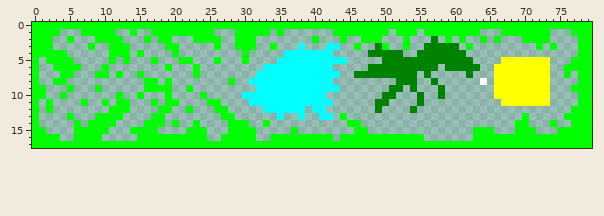
A sprite sheet gets an edit: map_creator/maps/level5.png. That is the earlier state.
The file is 80x18 pixels.
New version:
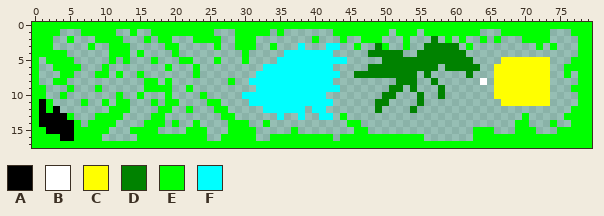
Palette (. is transparent): A #000000  B #ffffff  C #ffff00  D #008200  E #00ff00  F #00ffff
Difference:
y 11: x 1 . -> A
y 12: x 1 . -> A; x 3 . -> A
y 13: x 1..4 .... -> AAAA
y 14: x 1..5 ..... -> AAAAA
y 15: x 2..5 .... -> AAAA
y 16: x 4..5 .. -> AA
Where, in picture pixels (left, top, right, bottom), the same in both pictures:
added: (39, 99, 74, 141)
